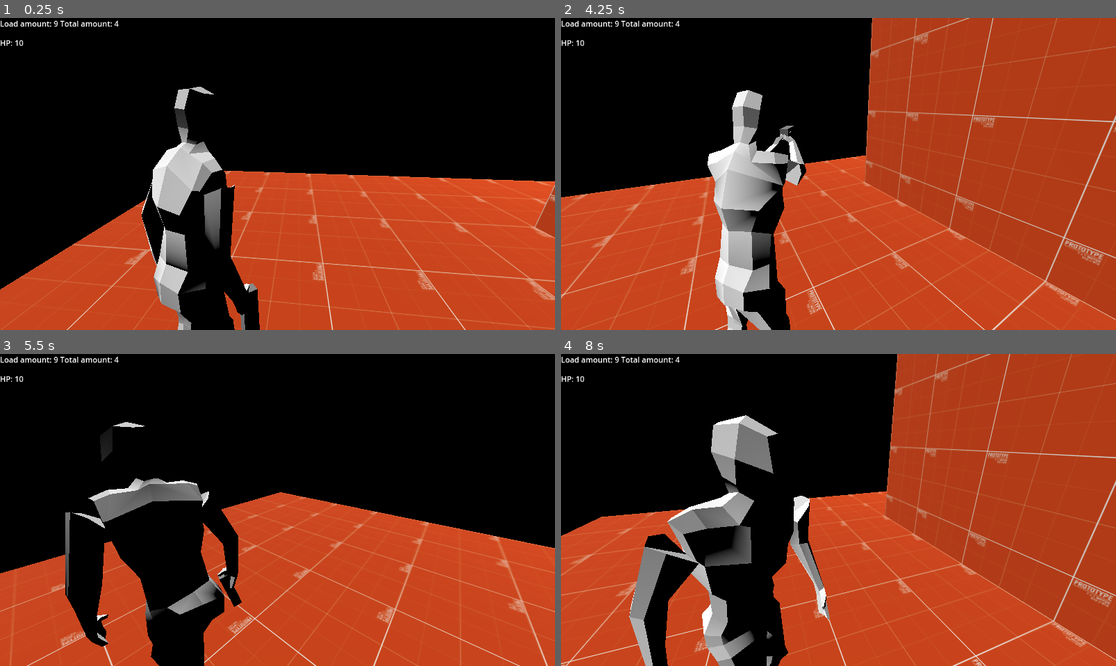
Above: before the commit, frames 1-4 (two rows, left to right).
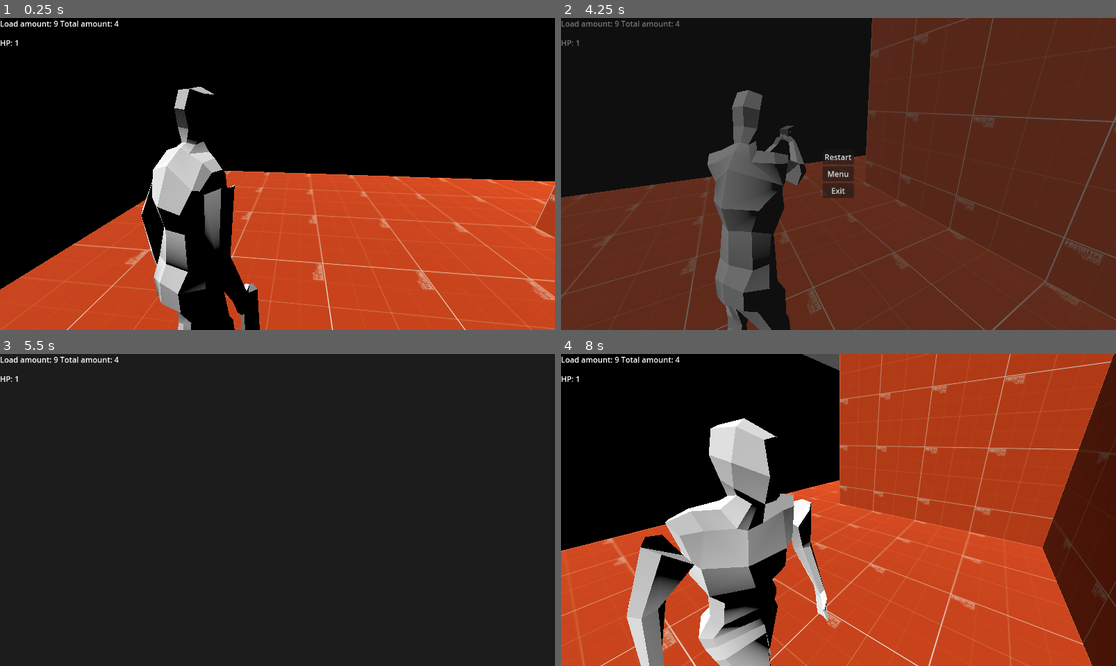
Above: after the commit, the same moments.

Repository: Vosnov/GD_APrototype
Game: Godot game, scene res://Scenes/test_scene.tscn
Same seed, same stepped clock (60 frames per second), same inputs: the game is played once before the commit and once after it. The engine's default icon, where the game draws it, is replaced by a stand-in: a white triangle on a blue panel in a dark square.
Inputs (mouse positions are in pixels of both pictures, inside the frame that each line leads up to):
- Up to frame 1 (0.25 s): no input
- Up to frame 2 (4.25 s): move the mouse to (866, 174) at 0.52 s; hold D (right) 0.53-1.28 s; tap E (action) at 0.6, 2.3, 2.85 s; tap S (bottom) at 0.8, 1.35, 3.05 s; move the mouse to (810, 174) at 1.27 s; hold A (left) 1.28-2.03 s; tap W (top) at 1.55, 2.1, 3.8 s; move the mouse to (849, 167) at 2.02 s; hold D (right) 2.03-3.53 s; move the mouse to (832, 180) at 2.77 s; move the mouse to (877, 177) at 3.52 s; hold A (left) from 3.53 s (still down); hold Right mouse button (aim) from 3.53 s (still down); tap Escape (ui_cancel) at 4.15 s
- Up to frame 3 (5.5 s): release A (left) at 4.25 s; release Right mouse button (aim) at 4.25 s; click (277, 494) at 4.25 s, where only the run after the commit has a clickable "Restart"; move the mouse to (233, 506) at 5.02 s; hold A (left) from 5.03 s (still down); tap S (bottom) at 5.1 s; tap E (action) at 5.3 s
- Up to frame 4 (8 s): move the mouse to (844, 510) at 5.77 s; click (844, 510) at 5.85 s; tap S (bottom) at 6.05 s; move the mouse to (816, 503) at 6.52 s; release A (left) at 6.53 s; hold D (right) from 6.53 s (still down); tap Shift (sprint) at 6.6 s; tap W (top) at 6.8, 7.35 s; move the mouse to (866, 510) at 7.27 s; tap E (action) at 7.55 s

The runs differ from the first frame. In frame 1, less than 0.1% of the frame differs, in the area x 3-29%, y 7-79%; in frame 2, 72%; in frame 3, 99%, in the area x 0-100%, y 0-100%; in frame 4, 34%.

Commit message:
dead screen

Diff:
--- a/Nodes/Charecters/Enemy/enemy_type_1.tscn
+++ b/Nodes/Charecters/Enemy/enemy_type_1.tscn
@@ -141,31 +141,31 @@
 transform = Transform3D(-0.4, 0, -3.49691e-08, 0, 0.4, 0, 3.49691e-08, 0, -0.4, 0, 0, 0)
 
 [node name="Skeleton3D" parent="enemyType1/Armature" index="0"]
-bones/0/position = Vector3(0.160826, -0.550652, -0.128608)
+bones/0/position = Vector3(0.0187534, -0.552787, -0.185512)
 bones/0/rotation = Quaternion(0.210705, -0.192415, -0.00365799, 0.958419)
 bones/1/rotation = Quaternion(0.245982, -0.181089, 0.0232393, 0.951924)
-bones/2/rotation = Quaternion(0.30406, -0.0973736, -0.0109833, 0.9476)
+bones/2/rotation = Quaternion(0.303894, -0.0970308, -0.0109912, 0.947688)
 bones/3/rotation = Quaternion(-0.192146, 0.282214, -0.00120114, 0.939912)
-bones/4/rotation = Quaternion(-0.0576923, 0.0718449, 8.88181e-09, 0.995746)
+bones/4/rotation = Quaternion(-0.0604523, -0.0533414, 1.49832e-08, 0.996745)
 bones/5/position = Vector3(0.206725, 0.914528, 0.200227)
-bones/5/rotation = Quaternion(0.108012, -0.115094, -0.756407, 0.634772)
+bones/5/rotation = Quaternion(0.177366, -0.17198, -0.797455, 0.550482)
 bones/6/position = Vector3(0.0189716, 0.456808, 0.0756623)
-bones/6/rotation = Quaternion(0.206612, -0.00529658, -0.320351, 0.924478)
-bones/7/rotation = Quaternion(0.39443, 0.00813772, 0.159188, 0.904996)
+bones/6/rotation = Quaternion(0.119689, -0.0318232, -0.226387, 0.966132)
+bones/7/rotation = Quaternion(0.150035, -0.0129782, 0.107977, 0.982681)
 bones/11/position = Vector3(-0.242826, 0.89598, 0.23957)
 bones/11/rotation = Quaternion(0.2106, 0.00167757, 0.868786, 0.448169)
-bones/12/rotation = Quaternion(-0.262458, 0.382528, 0.79152, -0.39785)
+bones/12/rotation = Quaternion(-0.185382, 0.361319, 0.831348, -0.379398)
 bones/12/scale = Vector3(1.00004, 0.999996, 1.00007)
-bones/13/rotation = Quaternion(-0.234576, -0.0128142, -0.398989, 0.886351)
+bones/13/rotation = Quaternion(-0.255684, -0.0124815, -0.434891, 0.86333)
 bones/13/scale = Vector3(0.999978, 0.999987, 1.00001)
-bones/14/rotation = Quaternion(0.231569, 0.334629, 0.865623, 0.291714)
+bones/14/rotation = Quaternion(0.297704, 0.253013, 0.886693, 0.247248)
 bones/14/scale = Vector3(1.00003, 0.999999, 1.00006)
-bones/15/rotation = Quaternion(-0.1852, -0.0109003, 0.37555, 0.908044)
+bones/15/rotation = Quaternion(-0.205606, -0.0106279, 0.416928, 0.885316)
 bones/15/scale = Vector3(0.99999, 0.999987, 0.999999)
-bones/16/position = Vector3(-0.168179, -1.04907, 1.44211)
-bones/17/position = Vector3(-0.526887, -2.16193, -0.220766)
+bones/16/position = Vector3(-0.0583674, -1.24363, 1.28218)
+bones/17/position = Vector3(-0.399426, -2.11167, -0.641427)
 bones/18/position = Vector3(-1.07797, -1.1141, 0.842318)
-bones/19/position = Vector3(0.63641, -2.13398, 0.498861)
+bones/19/position = Vector3(0.500341, -2.1326, 0.234767)
 bones/20/position = Vector3(0.139478, -1.10786, 1.13867)
 
 [node name="CollisionShape3D" type="CollisionShape3D" parent="."]
--- a/Nodes/Charecters/player.tscn
+++ b/Nodes/Charecters/player.tscn
@@ -142,43 +142,44 @@
 collision_layer = 3
 collision_mask = 3
 script = ExtResource("1_argoq")
+HP = 1
 
 [node name="myNewPlayer" parent="." instance=ExtResource("3_dwu3i")]
 transform = Transform3D(-0.4, 0, -3.49691e-08, 0, 0.4, 0, 3.49691e-08, 0, -0.4, 0, 0, 0)
 
 [node name="Skeleton3D" parent="myNewPlayer/Armature" index="0"]
-bones/0/position = Vector3(0.00145212, -0.326579, -0.0404111)
+bones/0/position = Vector3(-0.00144237, -0.317838, -0.0400786)
 bones/0/rotation = Quaternion(0.0186382, -0.196081, -0.00372765, 0.980404)
-bones/1/rotation = Quaternion(0.115851, -0.14316, 0.0183718, 0.982724)
+bones/1/rotation = Quaternion(0.11495, -0.188188, 0.0241502, 0.975084)
 bones/2/rotation = Quaternion(0.110454, -0.194868, -0.0220907, 0.97434)
 bones/3/rotation = Quaternion(-0.186458, 0.365145, -0.00155414, 0.912086)
 bones/4/rotation = Quaternion(-1.28079e-10, 0.14834, 3.04512e-10, 0.988936)
-bones/5/rotation = Quaternion(0.0896005, 0.114273, -0.771852, 0.618998)
-bones/6/position = Vector3(0.0493137, 0.456596, 0.0719253)
-bones/6/rotation = Quaternion(0.114027, 0.0814758, -0.518726, 0.843376)
-bones/7/rotation = Quaternion(0.459805, 0.0949352, 0.16652, 0.867086)
-bones/11/rotation = Quaternion(0.136628, -0.0540372, 0.785471, 0.601205)
-bones/12/position = Vector3(-0.033908, 0.455748, 0.0248302)
-bones/12/rotation = Quaternion(0.0691618, -0.173381, 0.435573, 0.880586)
-bones/13/rotation = Quaternion(0.329877, 0.0498533, 0.00911046, 0.942663)
-bones/17/position = Vector3(0.237427, 0.13324, 0.0227432)
-bones/17/rotation = Quaternion(-0.309252, 0.124112, 0.933724, -0.130837)
+bones/5/rotation = Quaternion(0.0864399, 0.0918398, -0.758425, 0.639442)
+bones/6/position = Vector3(0.0194782, 0.456804, 0.0756)
+bones/6/rotation = Quaternion(0.0743149, 0.0786412, -0.518447, 0.848237)
+bones/7/rotation = Quaternion(0.415704, 0.0267851, 0.0443477, 0.908023)
+bones/11/rotation = Quaternion(0.134869, -0.0732233, 0.784935, 0.600271)
+bones/12/position = Vector3(-0.0616459, 0.457932, 0.0134489)
+bones/12/rotation = Quaternion(0.108335, -0.171244, 0.438403, 0.875638)
+bones/13/rotation = Quaternion(0.368331, -0.0208629, -0.0781096, 0.926173)
+bones/17/position = Vector3(0.255194, 0.127382, 0.0786272)
+bones/17/rotation = Quaternion(-0.264602, -0.116988, 0.955373, 0.0596884)
 bones/17/scale = Vector3(1.00004, 0.999995, 1.00006)
-bones/18/rotation = Quaternion(-0.0624656, -0.0146805, -0.127241, 0.989794)
+bones/18/rotation = Quaternion(-0.0232329, -0.0144442, -0.0395969, 0.998841)
 bones/18/scale = Vector3(0.999997, 0.999998, 1)
-bones/19/position = Vector3(-0.255349, 0.127327, 0.0782369)
-bones/19/rotation = Quaternion(0.572103, 0.00776368, 0.819362, 0.0358205)
+bones/19/position = Vector3(-0.273342, 0.129674, -0.0631234)
+bones/19/rotation = Quaternion(0.452305, 0.239683, 0.856358, 0.0679972)
 bones/19/scale = Vector3(1.00003, 0.999997, 1.00006)
-bones/20/rotation = Quaternion(-0.122923, -0.0120064, 0.207611, 0.970383)
-bones/21/position = Vector3(0.302842, -0.012875, 0.856654)
-bones/22/position = Vector3(-0.80062, -0.0484165, -0.400085)
-bones/23/position = Vector3(-0.297736, -2.06718, -0.530238)
-bones/24/position = Vector3(-0.351967, -1.15975, 1.07147)
-bones/25/position = Vector3(0.254246, -2.13048, 0.431593)
-bones/26/position = Vector3(-0.0537195, -1.14147, 1.08028)
+bones/20/rotation = Quaternion(-0.0664998, -0.0118702, 0.13458, 0.988598)
+bones/21/position = Vector3(0.301926, -0.010998, 0.856654)
+bones/22/position = Vector3(-0.799756, -0.0481077, -0.399957)
+bones/23/position = Vector3(-0.260362, -2.04165, 0.430558)
+bones/24/position = Vector3(-0.508566, -1.0979, 1.06476)
+bones/25/position = Vector3(0.291535, -2.06388, -0.529848)
+bones/26/position = Vector3(-0.0499524, -1.13809, 1.06401)
 
 [node name="BoneAttachment3D" type="BoneAttachment3D" parent="myNewPlayer/Armature/Skeleton3D" index="2"]
-transform = Transform3D(-0.992187, -0.089408, -0.0870102, 0.0842207, -0.994543, 0.0615704, -0.0920405, 0.0537614, 0.994303, -0.800493, -0.0487556, -0.400594)
+transform = Transform3D(-0.979969, -0.196362, 0.0331933, 0.199145, -0.967085, 0.158386, 0.000999503, 0.161824, 0.986819, -0.800077, -0.048035, -0.399449)
 bone_name = "Bone.011.R"
 bone_idx = 14
 
--- a/Nodes/Global/ui.tscn
+++ b/Nodes/Global/ui.tscn
@@ -32,6 +32,43 @@
 		if inventory_instance != null: inventory_instance.queue_free()
 "
 
+[sub_resource type="GDScript" id="GDScript_oc8qm"]
+script/source = "extends Control
+
+@export_file(\"*.tscn\") var RESTART_SCENE
+@export_file(\"*.tscn\") var MENU_SCENE
+
+func _init():
+	hide_dead_screen()
+	Events.connect('show_dead_screen', _on_show_dead_screen)
+
+func _on_exit_button_down():
+	get_tree().quit()
+
+func _on_menu_button_down():
+	hide_dead_screen()
+	get_tree().paused = false
+	SceneTransition.change_scene(MENU_SCENE)
+
+
+func _on_restart_button_down():
+	hide_dead_screen()
+	get_tree().paused = false
+	SceneTransition.change_scene(RESTART_SCENE)
+
+func _on_show_dead_screen():
+	get_tree().paused = true
+	Input.mouse_mode = Input.MOUSE_MODE_VISIBLE
+	visible = true
+
+func hide_dead_screen():
+	visible = false
+
+func _input(_event):
+	if Input.is_action_just_pressed(\"ui_cancel\"):
+		_on_show_dead_screen()
+"
+
 [node name="UI" type="CanvasLayer"]
 process_mode = 3
 script = SubResource("GDScript_tkxjl")
@@ -45,4 +82,44 @@
 offset_top = 40.0
 offset_right = 40.0
 offset_bottom = 63.0
-text = "HP: "
+
+[node name="DeadScreen" type="Control" parent="."]
+layout_mode = 3
+anchors_preset = 15
+anchor_right = 1.0
+anchor_bottom = 1.0
+grow_horizontal = 2
+grow_vertical = 2
+script = SubResource("GDScript_oc8qm")
+RESTART_SCENE = "res://Scenes/test_scene.tscn"
+MENU_SCENE = "res://Scenes/Menu/main_menu.tscn"
+
+[node name="PanelContainer" type="PanelContainer" parent="DeadScreen"]
+layout_mode = 1
+anchors_preset = 15
+anchor_right = 1.0
+anchor_bottom = 1.0
+grow_horizontal = 2
+grow_vertical = 2
+
+[node name="VBoxContainer" type="VBoxContainer" parent="DeadScreen/PanelContainer"]
+layout_mode = 2
+size_flags_horizontal = 4
+size_flags_vertical = 4
+
+[node name="Restart" type="Button" parent="DeadScreen/PanelContainer/VBoxContainer"]
+layout_mode = 2
+text = "Restart"
+
+[node name="Menu" type="Button" parent="DeadScreen/PanelContainer/VBoxContainer"]
+layout_mode = 2
+text = "Menu
+"
+
+[node name="Exit" type="Button" parent="DeadScreen/PanelContainer/VBoxContainer"]
+layout_mode = 2
+text = "Exit"
+
+[connection signal="button_down" from="DeadScreen/PanelContainer/VBoxContainer/Restart" to="DeadScreen" method="_on_restart_button_down"]
+[connection signal="button_down" from="DeadScreen/PanelContainer/VBoxContainer/Menu" to="DeadScreen" method="_on_menu_button_down"]
+[connection signal="button_down" from="DeadScreen/PanelContainer/VBoxContainer/Exit" to="DeadScreen" method="_on_exit_button_down"]
--- a/Nodes/State/EnemyType1/attack_state.tscn
+++ b/Nodes/State/EnemyType1/attack_state.tscn
@@ -27,10 +27,6 @@
 	move_to_player_timer.one_shot = true
 	move_to_player_timer.start(MOVE_TO_PLAYER_WAIT_TIME)
 
-func exit():
-	return
-	anim_is_finish = false
-
 func _init():
 	randomize()
 
@@ -43,18 +39,11 @@
 		attack_trans_names.append(input_name)
 
 func update(_delta: float) -> StateTypes:
-	#if anim_is_playing:
-		#AGENT.velocity = Vector3.ZERO
-		#ANIMATION_TREE.set('parameters/walk_iwr/blend_position', Vector2())
-	#else:
-		#AGENT.velocity = AGENT.velocity.lerp(-AGENT.global_transform.basis.z * SPEED, _delta * 6)
-		#var follow_iwr = AGENT.velocity * AGENT.global_transform.basis
-		#ANIMATION_TREE.set('parameters/walk_iwr/blend_position', Vector2(follow_iwr.x, follow_iwr.z))
 	if should_move:
 		AGENT.velocity = AGENT.velocity.lerp(-AGENT.global_transform.basis.z * SPEED, _delta * 6)
-		print(AGENT.velocity)
 	else:
 		AGENT.velocity = AGENT.velocity.lerp(Vector3(), _delta * 6)
+
 	if anim_is_finish:
 		return StateTypes.WAIT
 	return StateTypes.NONE
@@ -74,18 +63,6 @@
 		AnimationNodeOneShot.ONE_SHOT_REQUEST_FIRE
 	)
 
-#func _on_player_enter_area(body: Node3D):
-	#if anim_is_playing: return
-	#if not state_is_active: return
-	#if body is Player:
-		#player_in_area = true
-		#play_animation()
-		#move_to_player_timer.stop()
-
-#func _on_player_exit_area(body: Node3D):
-	#if body is Player:
-		#player_in_area = false
-
 func attack():
 	if ATTACK_AREA.get_overlapping_bodies().has(AGENT.player):
 		Events.emit_signal('player_take_damage', AGENT.ATTACK_DAMAGE)
--- a/Scripts/Global/events.gd
+++ b/Scripts/Global/events.gd
@@ -12,6 +12,7 @@
 #UI
 signal player_hp_ui(hp: float)
 signal player_reload_data_ui(amount: int, total_amount: int)
+signal show_dead_screen()
 #INVENTORY
 signal item_pick_up(slot_data: SlotData, body: Node3D)
 signal inventory_update(slot_datas: Array[SlotData])
--- a/Scripts/Player/player.gd
+++ b/Scripts/Player/player.gd
@@ -1,7 +1,7 @@
 extends CharacterBody3D
 class_name Player
 
-@export var HP = 10
+@export var HP = 6
 
 func _ready():
 	update_ui()
@@ -23,6 +23,10 @@
 func update_ui():
 	Events.emit_signal("player_hp_ui", HP)
 
+func die():
+	Events.emit_signal('show_dead_screen')
+
 func _on_take_damage(damage: float):
 	HP = max(0, HP - damage)
+	if HP <= 0: die()
 	update_ui()
Not shown: 1 places in Nodes/Global/ui.tscn that only renumber resources
